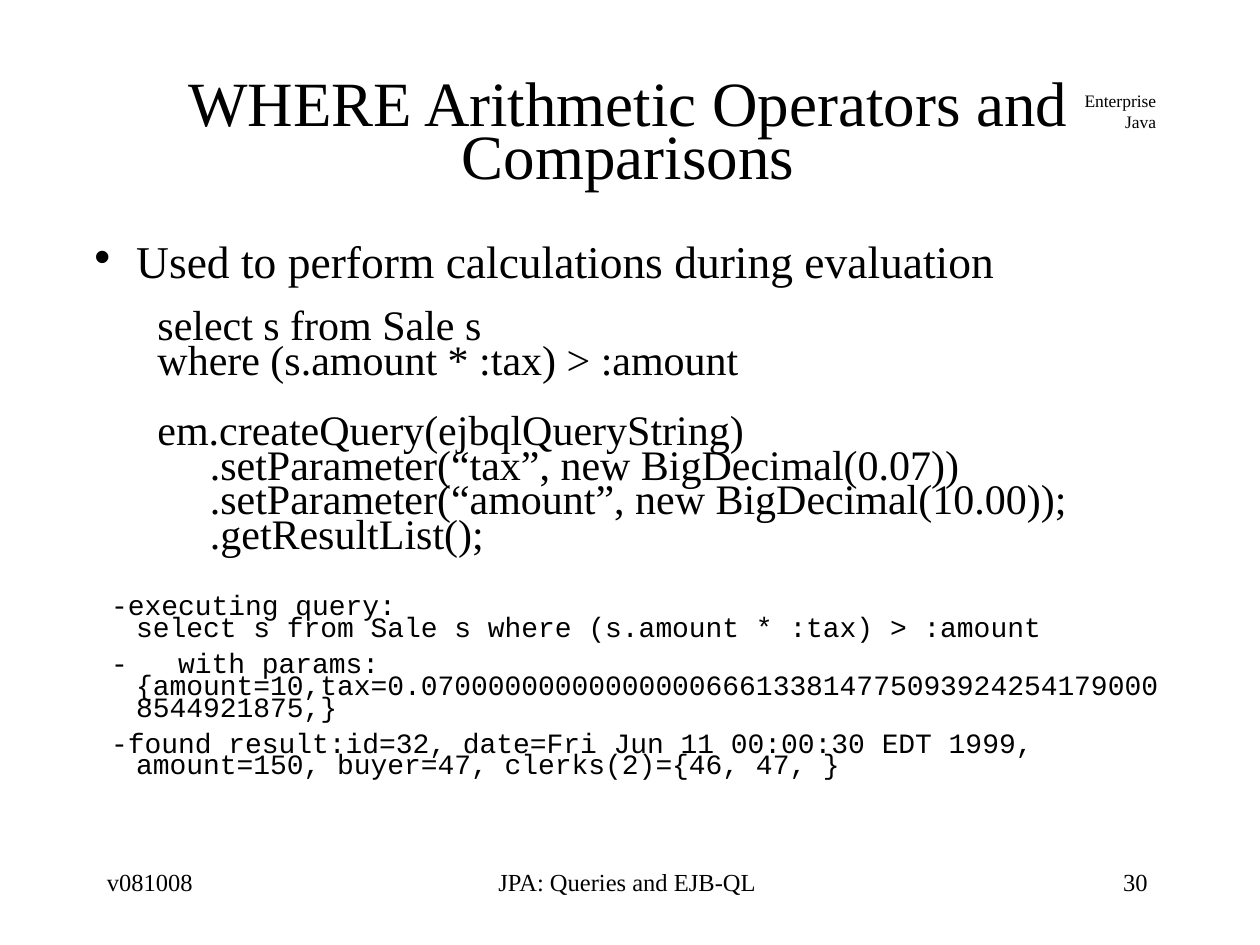
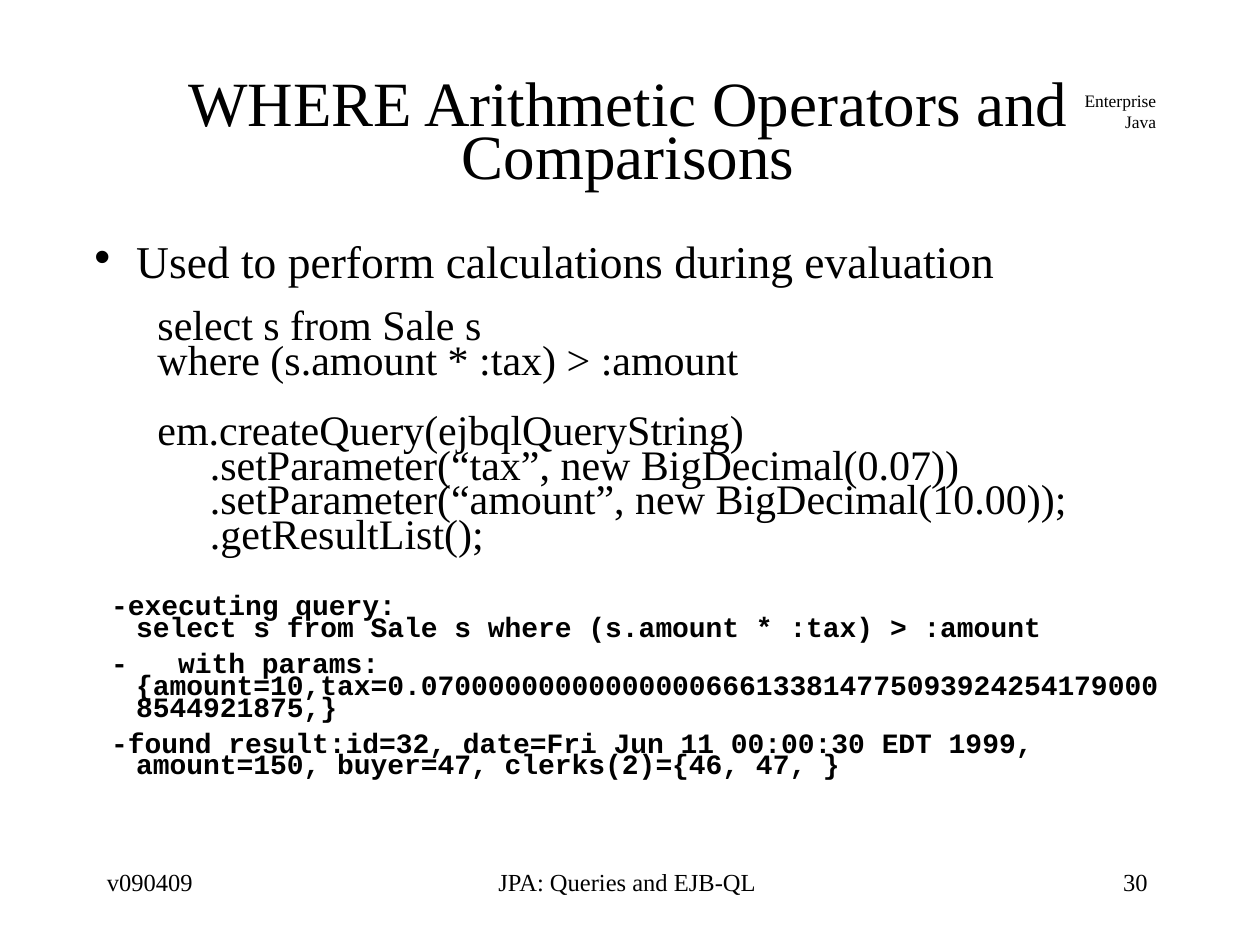
Before and after one commit to jcstaff/ejava-javaee, a slide deck: slide 30 of ormEJBQL/src/site/resources/lectures/ormEJBQL.ppt. Drawn at 1260x945 pixels with LibreOffice and Linux fonts; fonts in the diff are those of the drawing. Boxes give left, top, right and bottom in pixels: in the first picture for what was removed or moved away, otherwise in the second. Text is boxed around its words. In the diff, an @@ line names an element or a change of style, - is before the commit and + after.

```diff
--- a/ormEJBQL/src/site/resources/lectures/ormEJBQL.ppt
+++ b/ormEJBQL/src/site/resources/lectures/ormEJBQL.ppt
@@ text at <box>111,596,1158,780</box>: bold on in "-executing query: select s from Sale s ...", "- with params:{amount=10,tax=0.07000000000000000666133814775 ...", "-found result:id=32, date=Fri Jun 11 00:00:30 EDT ..." @@
@@ text at <box>107,874,193,892</box>: text changed @@
-v081008
+v090409
```
Also in this commit, not shown: 54 other slides changed, 2 other files.
